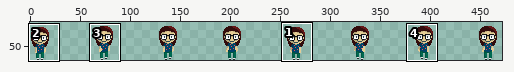
A sprite sheet gets an edit: Assets/Graphics/Characters/MorganeSprites/front_walk_character.png. The picture above shows the old version from afar; the outline marks the close-up.
Close-up. Before:
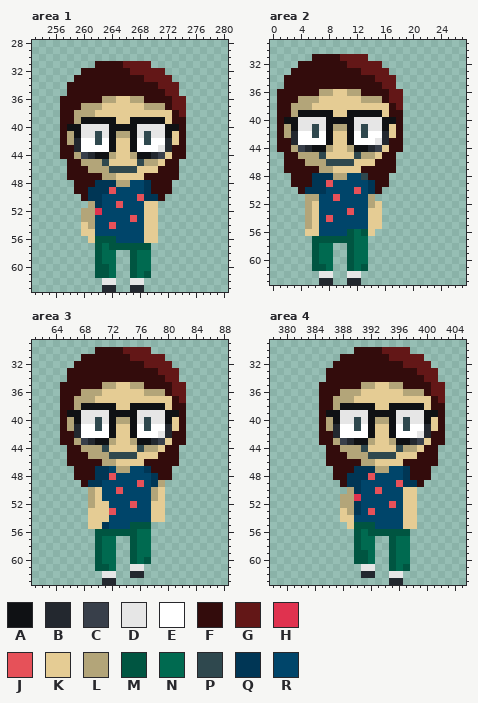
The file is 512x64 pixels. Shown: area 1: x 253..280, y 28..63; area 2: x 0..27, y 29..63; area 3: x 61..88, y 29..63; area 4: x 378..405, y 29..63. The wide view leaves out empty margins. The commit also changed other parts of the picture, which this record leaves out.
Palette (. is transparent): A #0f1114  B #23282f  C #383f4a  D #e6e6e6  E #ffffff  F #330c0c  G #631717  H #e0324f  J #e65159  K #e5cc94  L #b3a579  M #005541  N #006a50  P #2f484e  Q #003655  R #00456a
After:
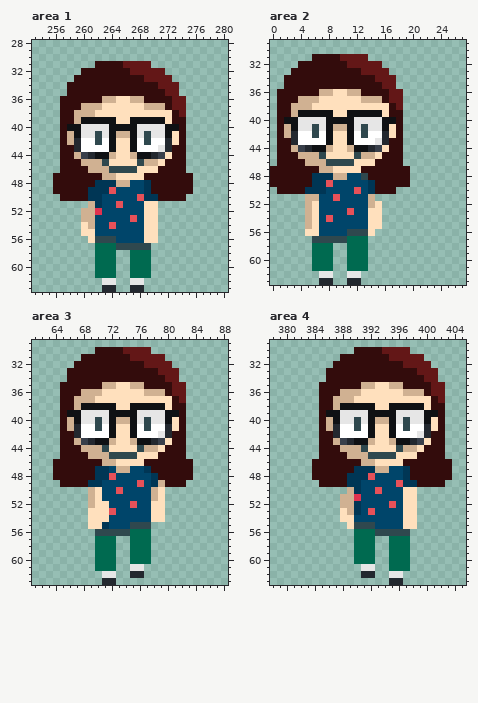
Changes in this commit:
@@ palette @@
-K #e5cc94
+K #ffe0bd
-L #b3a579
+L #d0b192
--- area 1
@@ x 253..280 @@
 44 ....FFLCBAALKKLAABCKFF......
-45 .....FFLLLPKKKKPLLKFF.......
-46 .....FFFLLLPPPPKKKFFF.......
-47 .....FFFFFLLKKKKFFFFF.......
-48 ......FFFQQQLLRRQFFF........
-49 ......FFQQQJRRRRQFFF........
-50 .......FQQRRRRRJQQF.........
+45 ....FFFLLLPKKKKPLLKFFF......
+46 ....FFFFLLLPPPPKKKFFFF......
+47 ...FFFFFFFLLKKKKFFFFFFF.....
+48 ...FFFFFFQQQLLRRQFFFFFF.....
+49 ...FFFFFQQQJRRRRQFFFFFF.....
+50 ....FFFFQQRRRRRJQQFFFF......
 51 ........LQRRJRRRKK..........
@@ x 260..271 @@
 55 KKRRRRRRRKK.
-56 .KMMMRRRRKK.
-57 ..MNMMMMMM..
-58 ..MNN..MNN..
-59 ..MNN..MNN..
-60 ..MMN..MNN..
-61 ..MMN..MNM..
+56 .KPPPRRRRKK.
+57 ..NNNPPPPP..
+58 ..NNN..NNN..
+59 ..NNN..NNN..
+60 ..NNN..NNN..
+61 ..NNN..NNN..
 62 ...DD..DD...
--- area 2
@@ x 0..27 @@
 44 .FFLCBAALKKLAABCKFF.........
-45 ..FFLLLPKKKKPLLKFF..........
-46 ..FFFLLLPPPPKKKFFF..........
-47 ..FFFFFLLKKKKFFFFF..........
-48 ...FFFQQQLLRRPFFF...........
-49 ...FFFQQJRRRRRQFF...........
-50 ....FQQQRRRRJRQF............
+45 .FFFLLLPKKKKPLLKFFF.........
+46 .FFFFLLLPPPPKKKFFFF.........
+47 FFFFFFFLLKKKKFFFFFFF........
+48 FFFFFFQQQLLRRPFFFFFF........
+49 FFFFFFQQJRRRRRQFFFFF........
+50 .FFFFQQQRRRRJRQFFF..........
 51 .....LLRRJRRRRL.............
@@ x 4..15 @@
 55 .LKRRRRRRRKK
-56 .KKRRRRMNMK.
-57 ..MMMMMMNN..
-58 ..MNN..MNN..
-59 ..MNN..MNN..
-60 ..MNN..MNN..
-61 ..MMN..MNM..
+56 .KKRRRRPPPK.
+57 ..PPPPPNNN..
+58 ..NNN..NNN..
+59 ..NNN..NNN..
+60 ..NNN..NNN..
+61 ..NNN..NNN..
 62 ...DD..DD...
--- area 3
@@ x 61..88 @@
 43 ....FFLCBAALKKLAABCKFF......
-44 .....FFLLLPKKKKPLLKFF.......
-45 .....FFFLLLPPPPKKKFFF.......
-46 .....FFFFFLLKKKKFFFFF.......
-47 ......FFFQQRLLRRQFFF........
-48 ......FFFQQJRRRRRQFF........
-49 .......FQQRRRRRJRQL.........
+44 ....FFFLLLPKKKKPLLKFFF......
+45 ....FFFFLLLPPPPKKKFFFF......
+46 ...FFFFFFFLLKKKKFFFFFFF.....
+47 ...FFFFFFQQRLLRRQFFFFFF.....
+48 ...FFFFFFQQJRRRRRQFFFFF.....
+49 ....FFFFQQRRRRRJRQLFFF......
 50 ........LKRRJRRRRLK.........
@@ x 68..79 @@
 54 .KKKRRRRRRKK
-55 .KKQRRRMMM..
-56 ..MMMMMMNN..
-57 ..MNN..MNN..
-58 ..MNN..MNN..
-59 ..MNN..MNN..
-60 ..MNN..MNM..
-61 ..MMN..DD...
+55 .KKQRRRPPP..
+56 ..PPPPPNNN..
+57 ..NNN..NNN..
+58 ..NNN..NNN..
+59 ..NNN..NNN..
+60 ..NNN..NNN..
+61 ..NNN..DD...
 62 ...DD..BB...
--- area 4
@@ x 378..405 @@
 43 .......FFLCBAALKKLAABCKFF...
-44 ........FFLLLPKKKKPLLKFF....
-45 ........FFFLLLPPPPKKKFFF....
-46 ........FFFFFLLKKKKFFFFF....
-47 .........FFFQQQLLRRQFFF.....
-48 .........FFQQQJRRRRQFFF.....
-49 ..........FQQRRRRRJQQF......
+44 .......FFFLLLPKKKKPLLKFFF...
+45 .......FFFFLLLPPPPKKKFFFF...
+46 ......FFFFFFFLLKKKKFFFFFFF..
+47 ......FFFFFFQQQLLRRQFFFFFF..
+48 ......FFFFFQQQJRRRRQFFFFFF..
+49 .......FFFFQQRRRRRJQQFFFF...
 50 ...........LQRRJRRRKK.......
@@ x 388..399 @@
 54 KKRRRRRRRKK.
-55 .KMMMRRRRKK.
-56 ..MNMMMMMM..
-57 ..MNN..MNN..
-58 ..MNN..MNN..
-59 ..MMN..MNN..
-60 ..MMN..MNN..
-61 ...DD..MNM..
+55 .KPPPRRRRKK.
+56 ..NNNPPPPP..
+57 ..NNN..NNN..
+58 ..NNN..NNN..
+59 ..NNN..NNN..
+60 ..NNN..NNN..
+61 ...DD..NNN..
 62 ...BB..DD...
Pixel boxes of the changes (left, top, right, bottom) in both close-ups:
changed: (53, 96, 193, 278)
changed: (270, 89, 410, 271)
changed: (53, 382, 193, 571)
changed: (312, 382, 452, 571)
